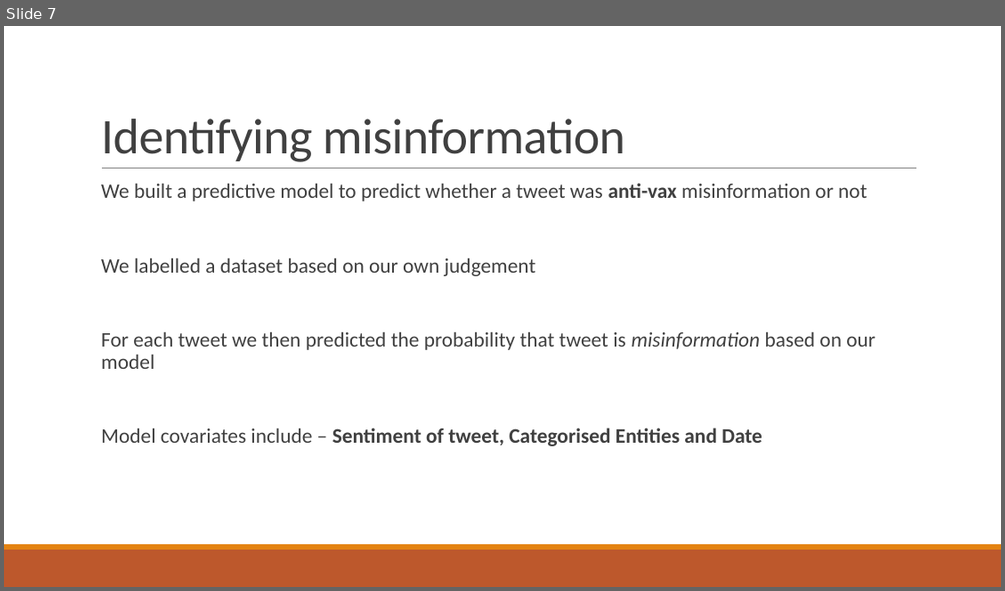
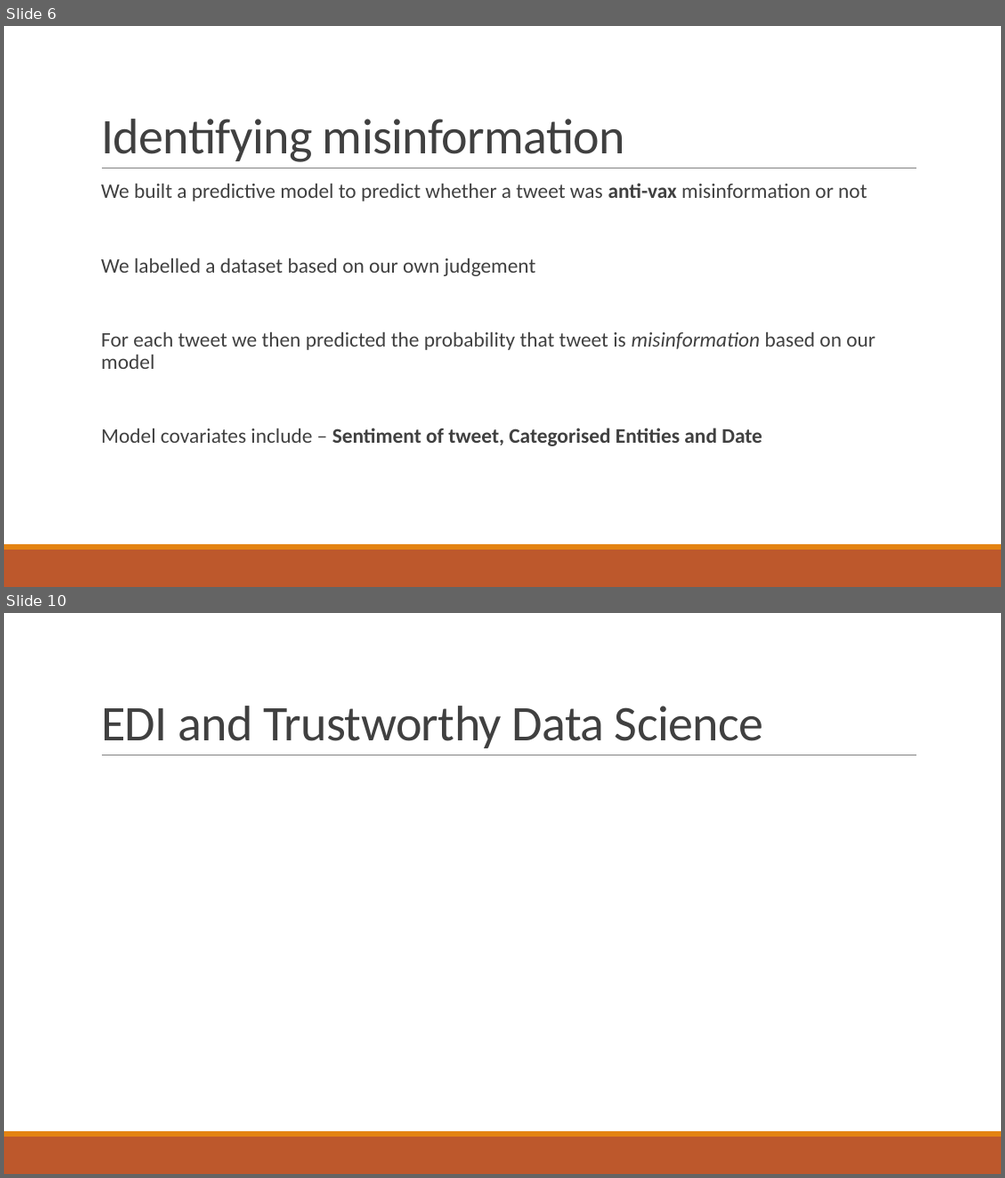
Before and after one commit to WellcomeIdeathon2023/The_Social_Scientists, a slide deck: Powerpoint presentation.pptx. Shown one above the other, each under a label of ours: slide 7 before the commit, slides 6 and 10 after it; the slides between them are not shown. The pictures are 1005x591 and 1005x1178 pixels, drawn with LibreOffice and Linux fonts; fonts in the diff are those of the drawing. Boxes give left, top, right and bottom in pixels: in the first picture for what was removed or moved away, otherwise in the second. Text is boxed around its words. In the diff, an @@ line names an element or a change of style, - is before the commit and + after.

Commit message:
Simulated Data

```diff
--- a/Powerpoint presentation.pptx
+++ b/Powerpoint presentation.pptx
@@ slide 10 added at [4,613,1001,1174], background #FFFFFF; not listed: 3 template elements that a slide beside it also shows @@
@@ title added at [101,706,763,748], 48 pt, text #404040 @@
+EDI and Trustworthy Data Science
@@ what was slide 7 is now slide 6 @@
```
Also in this commit, not shown: 3 other slides added, 3 slides removed, 3 other files.
